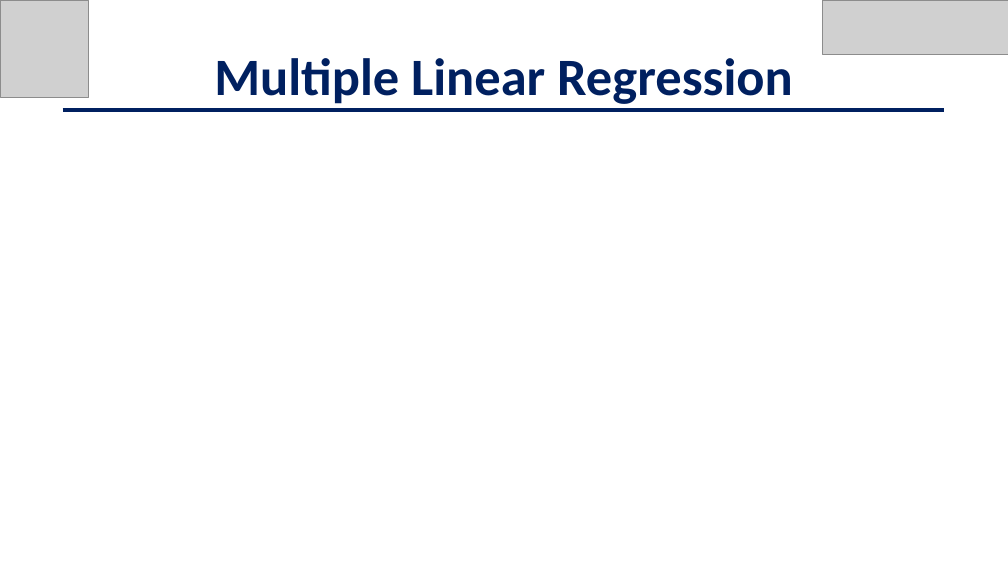
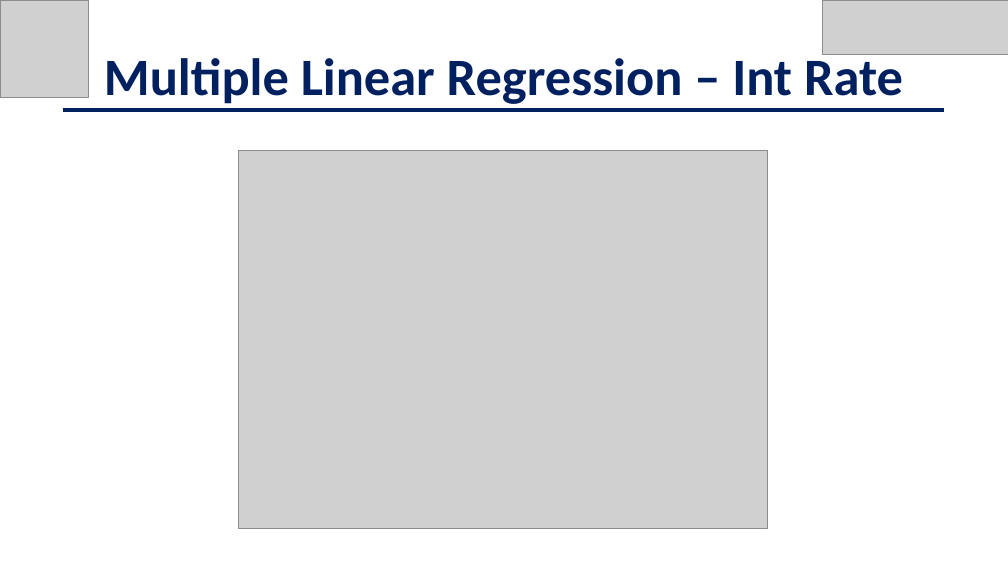
Before and after one commit to jschild01/JMB_DATS_6101, a slide deck: slide 12 of Project2/EDA_LendingClub_Slides - Project 2.pptx (slide 24 before the commit). Drawn at 1008x567 pixels with LibreOffice and Linux fonts; fonts in the diff are those of the drawing; grey boxes stand for pictures. Boxes give left, top, right and bottom in pixels: in the first picture for what was removed or moved away, otherwise in the second. Text is boxed around its words. In the diff, an @@ line names an element or a change of style, - is before the commit and + after.

```diff
--- a/Project2/EDA_LendingClub_Slides - Project 2.pptx
+++ b/Project2/EDA_LendingClub_Slides - Project 2.pptx
@@ text at [104,51,903,104]: text changed @@
-Multiple Linear Regression
+Multiple Linear Regression – Int Rate
@@ picture added at [239,150,768,529] @@
```
Also in this commit, not shown: 5 other slides changed, 2 slides added, 1 slide removed.
